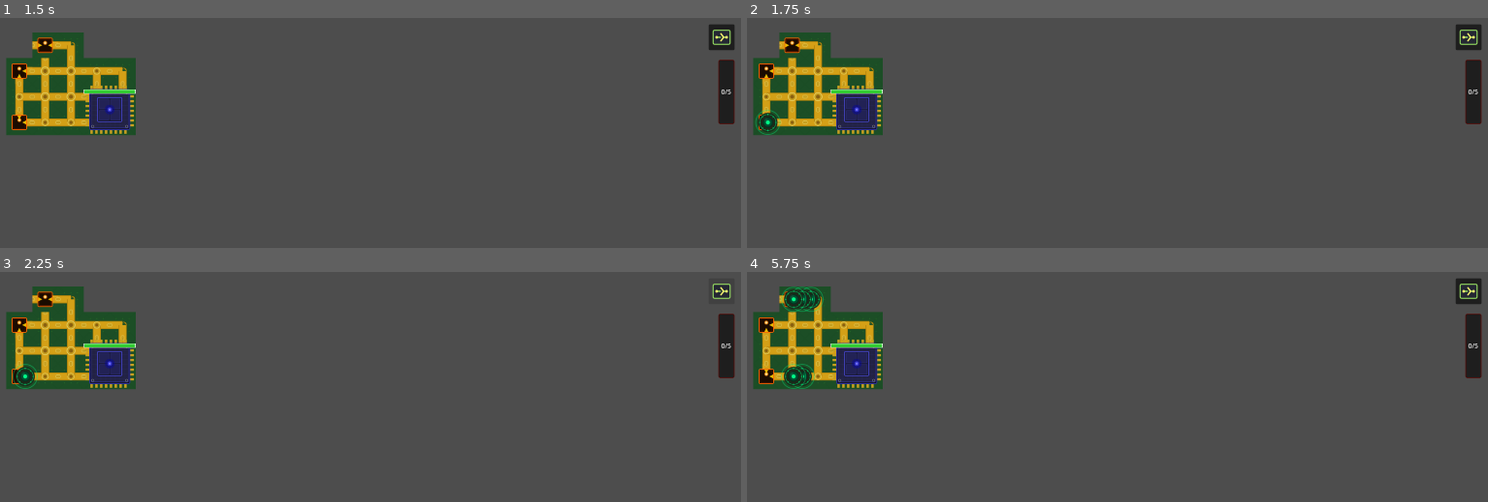
Above: before the commit, frames 1-4 (two rows, left to right).
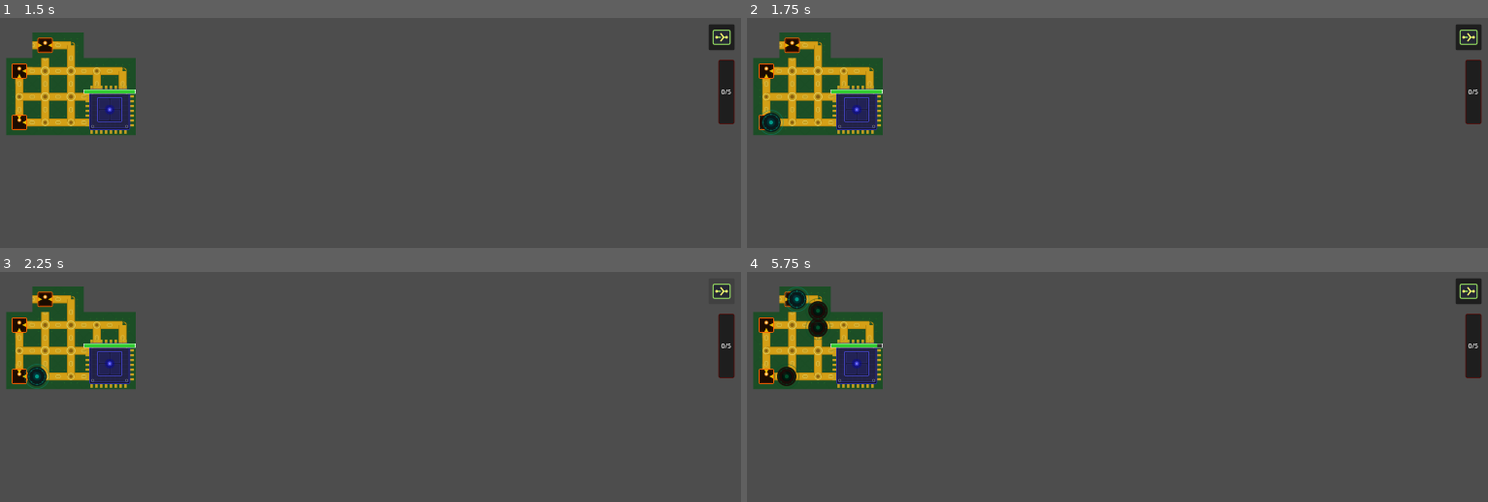
Above: after the commit, the same moments.

Repository: ProfessorLayton322/ldjam_59
Game: Godot game, scene res://scenes/menu.tscn
The game is run twice, just before and just after one commit, with the same random seed, the same clock (stepped at 60 frames per second) and the same inputs.
Inputs (mouse positions are in pixels of both pictures, inside the frame that each line leads up to):
- Up to frame 1 (1.5 s): click "Start" at 0.5 s; click (718, 36) at 1.25 s
- Up to frame 2 (1.75 s): no input
- Up to frame 3 (2.25 s): click (718, 290) at 2 s
- Up to frame 4 (5.75 s): click (1465, 290) at 2.75 s; tap Enter at 3.5, 3.6, 5.1 s; move the mouse to (1273, 467) at 3.52 s; click (1273, 467) at 3.67 s; move the mouse to (outside the picture) at 4.27 s; tap Keypad Enter at 4.35 s; click (outside the picture) at 4.42 s; move the mouse to (1176, 393) at 5.02 s; click (1176, 393) at 5.17 s

Frame 1 is identical in both runs. In frame 2, 0.2% of the frame differs, in the area x 1-5%, y 39-51%; in frame 3, 0.3%; in frame 4, 1.1%, in the area x 3-19%, y 6-51%.

Commit message:
Add enemy types

Diff:
--- /dev/null
+++ b/ludum-dare-59/scenes/enemies/brute.tscn
@@ -0,0 +1,6 @@
+[gd_scene load_steps=2 format=3 uid="uid://bmi3da2iyraj3"]
+
+[ext_resource type="Script" path="res://scripts/enemies/brute.gd" id="1_brute"]
+
+[node name="Brute" type="Node2D"]
+script = ExtResource("1_brute")
--- /dev/null
+++ b/ludum-dare-59/scenes/enemies/crytter.tscn
@@ -0,0 +1,6 @@
+[gd_scene load_steps=2 format=3 uid="uid://xuofjr8vxep7"]
+
+[ext_resource type="Script" path="res://scripts/enemies/crytter.gd" id="1_crytter"]
+
+[node name="Crytter" type="Node2D"]
+script = ExtResource("1_crytter")
--- /dev/null
+++ b/ludum-dare-59/scenes/enemies/raider.tscn
@@ -0,0 +1,6 @@
+[gd_scene load_steps=2 format=3 uid="uid://cmkpvl18588h3"]
+
+[ext_resource type="Script" path="res://scripts/enemies/raider.gd" id="1_raider"]
+
+[node name="Raider" type="Node2D"]
+script = ExtResource("1_raider")
--- a/ludum-dare-59/scripts/demo.gd
+++ b/ludum-dare-59/scripts/demo.gd
@@ -16,7 +16,7 @@
 @export var tilemap_layer := 0
 @export var require_mutual_connections := true
 
-const CPU_HP := 10
+const CPU_HP := 20
 
 var _graph: Graph
 var _tiles: Array[BaseTile] = []
@@ -435,5 +435,25 @@
 	_cpu_hp = max(_cpu_hp, 0)
 	if _cpu_hp_bar != null:
 		_cpu_hp_bar.set_hp(_cpu_hp, CPU_HP)
+		_spawn_damage_label(damage, _cpu_hp_bar.position)
 	if _cpu_hp <= 0:
 		_hud.show_game_over()
+
+
+func _spawn_damage_label(damage: int, world_pos: Vector2) -> void:
+	var label := Label.new()
+	label.text = "-%d" % damage
+	label.add_theme_color_override("font_color", Color(1.0, 0.1, 0.1, 1.0))
+	label.add_theme_color_override("font_shadow_color", Color(0.0, 0.0, 0.0, 1.0))
+	label.add_theme_constant_override("shadow_offset_x", 1)
+	label.add_theme_constant_override("shadow_offset_y", 1)
+	label.add_theme_font_size_override("font_size", 18)
+	label.position = world_pos + Vector2(-12.0, 0.0)
+	label.z_index = 10
+	add_child(label)
+
+	var tween := create_tween()
+	tween.set_parallel(true)
+	tween.tween_property(label, "position:y", world_pos.y - 40.0, 1.0).set_trans(Tween.TRANS_QUAD).set_ease(Tween.EASE_OUT)
+	tween.tween_property(label, "modulate:a", 0.0, 1.0).set_trans(Tween.TRANS_LINEAR)
+	tween.chain().tween_callback(label.queue_free)
--- /dev/null
+++ b/ludum-dare-59/scripts/enemies/brute.gd
@@ -0,0 +1,9 @@
+class_name Brute
+extends Enemy
+
+
+func _ready() -> void:
+	damage = 4
+	move_duration = 1.5
+	modulate = Color(1.0, 0.3, 0.3)
+	super._ready()
--- /dev/null
+++ b/ludum-dare-59/scripts/enemies/crytter.gd
@@ -0,0 +1,9 @@
+class_name Crytter
+extends Enemy
+
+
+func _ready() -> void:
+	damage = 1
+	move_duration = 0.7
+	modulate = Color(0.4, 1.0, 0.4)
+	super._ready()
--- /dev/null
+++ b/ludum-dare-59/scripts/enemies/raider.gd
@@ -0,0 +1,9 @@
+class_name Raider
+extends Enemy
+
+
+func _ready() -> void:
+	damage = 2
+	move_duration = 1.0
+	modulate = Color(0.4, 0.6, 1.0)
+	super._ready()
--- a/ludum-dare-59/scripts/resources/spawner_cfg.gd
+++ b/ludum-dare-59/scripts/resources/spawner_cfg.gd
@@ -2,3 +2,4 @@
 extends Resource
 
 @export_range(0.01, 60.0, 0.01, "suffix:s") var tick: float = 1.0
+@export var enemy_scenes: Array[PackedScene] = []
--- a/ludum-dare-59/scripts/resources/spawner_cfg_default.tres
+++ b/ludum-dare-59/scripts/resources/spawner_cfg_default.tres
@@ -1,7 +1,11 @@
-[gd_resource type="Resource" script_class="SpawnerCfg" load_steps=2 format=3]
+[gd_resource type="Resource" script_class="SpawnerCfg" load_steps=5 format=3]
 
 [ext_resource type="Script" path="res://scripts/resources/spawner_cfg.gd" id="1_spawner_cfg"]
+[ext_resource type="PackedScene" uid="uid://xuofjr8vxep7" path="res://scenes/enemies/crytter.tscn" id="2_crytter"]
+[ext_resource type="PackedScene" uid="uid://cmkpvl18588h3" path="res://scenes/enemies/raider.tscn" id="3_raider"]
+[ext_resource type="PackedScene" uid="uid://bmi3da2iyraj3" path="res://scenes/enemies/brute.tscn" id="4_brute"]
 
 [resource]
 script = ExtResource("1_spawner_cfg")
 tick = 1.0
+enemy_scenes = [ExtResource("2_crytter"), ExtResource("3_raider"), ExtResource("4_brute")]
--- a/ludum-dare-59/scripts/spawn_enemy_manager.gd
+++ b/ludum-dare-59/scripts/spawn_enemy_manager.gd
@@ -62,6 +62,8 @@
 		return
 
 	var spawner := _spawners[_rng.randi_range(0, _spawners.size() - 1)]
+	if cfg != null and not cfg.enemy_scenes.is_empty():
+		spawner.enemy_scene = cfg.enemy_scenes[_rng.randi_range(0, cfg.enemy_scenes.size() - 1)]
 	spawner.OnTrigger(self)
 
 
Not shown, added: ludum-dare-59/scripts/enemies/brute.gd.uid
Not shown, added: ludum-dare-59/scripts/enemies/crytter.gd.uid
Not shown, added: ludum-dare-59/scripts/enemies/raider.gd.uid
